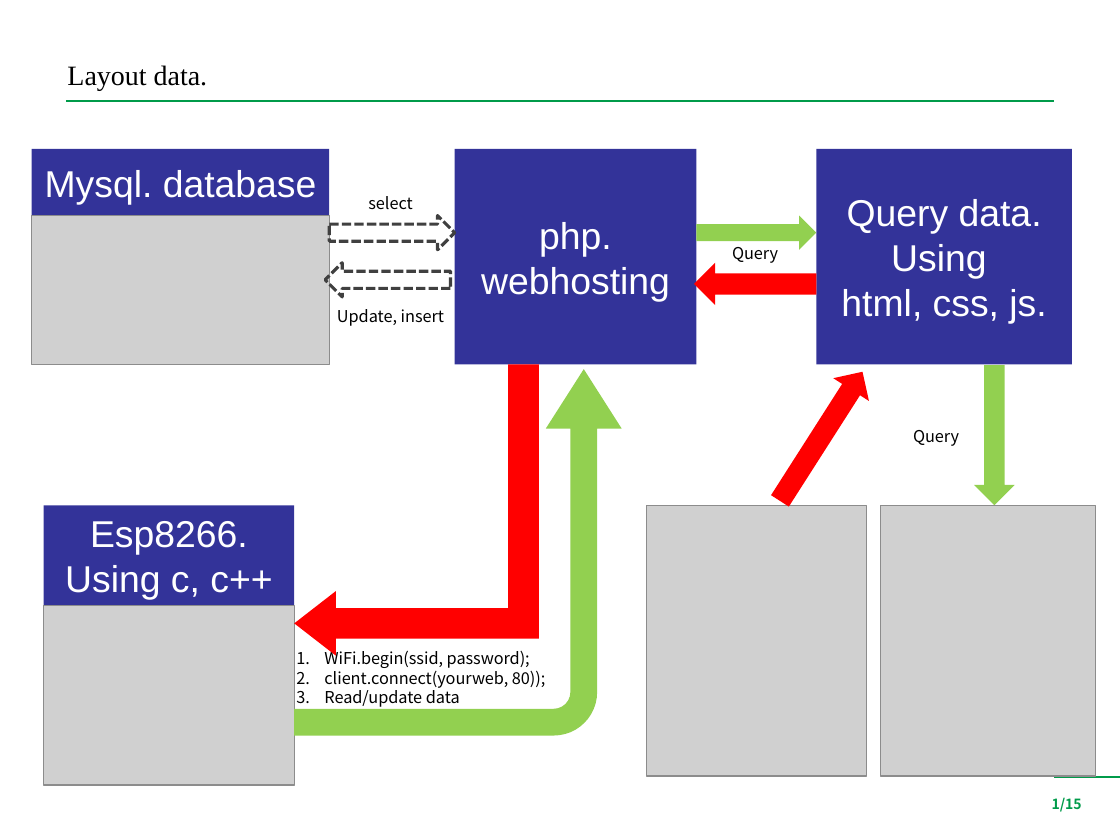
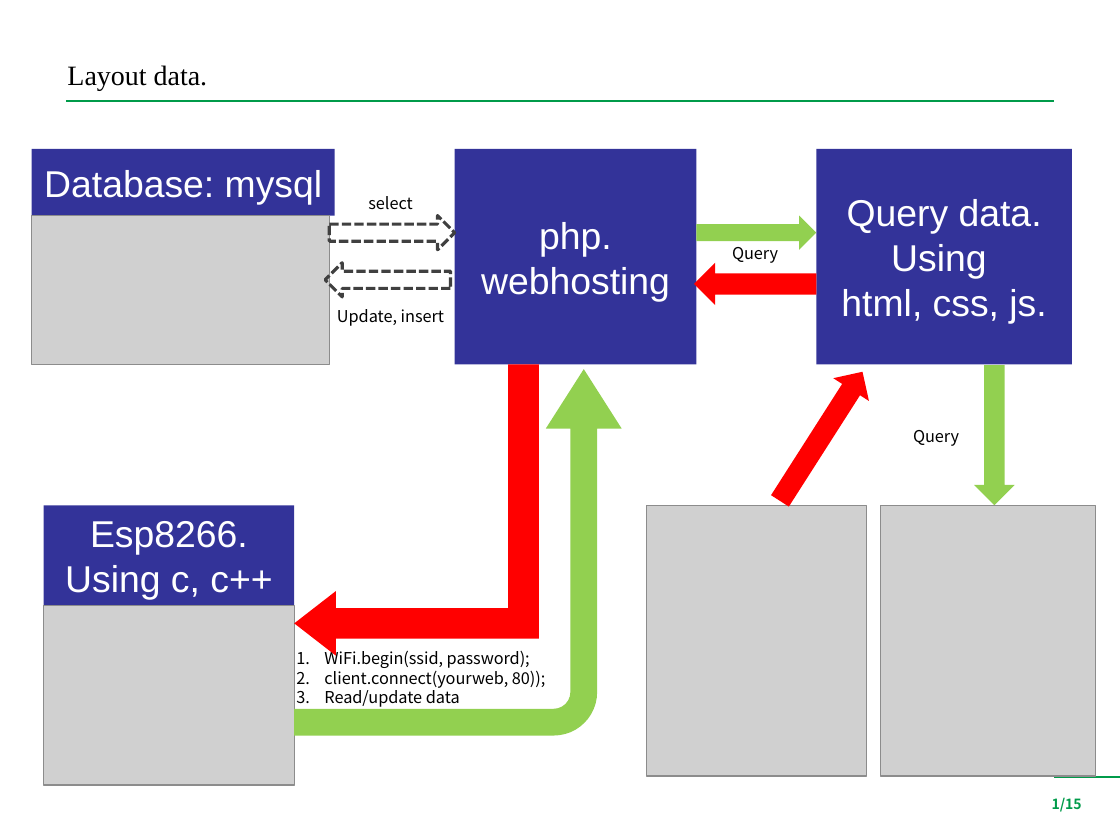
Before and after one commit to securitylong100/blynkARD, a slide deck: slide 2 of IoT_php_mysql/review .pptx. Drawn at 1120x840 pixels with LibreOffice and Linux fonts; fonts in the diff are those of the drawing; grey boxes stand for pictures; background and template pictures are left out. Boxes give left, top, right and bottom in pixels: in the first picture for what was removed or moved away, otherwise in the second. Text is boxed around its words. In the diff, an @@ line names an element or a change of style, - is before the commit and + after.

Commit message:
up

```diff
--- a/IoT_php_mysql/review .pptx
+++ b/IoT_php_mysql/review .pptx
@@ rectangle "Database: mysql" resized from (x1=31, y1=149, x2=329, y2=215) to (x1=31, y1=149, x2=335, y2=215) @@
@@ text in rectangle at (x1=44, y1=170, x2=323, y2=204): text changed @@
-Mysql. database
+Database: mysql
```
